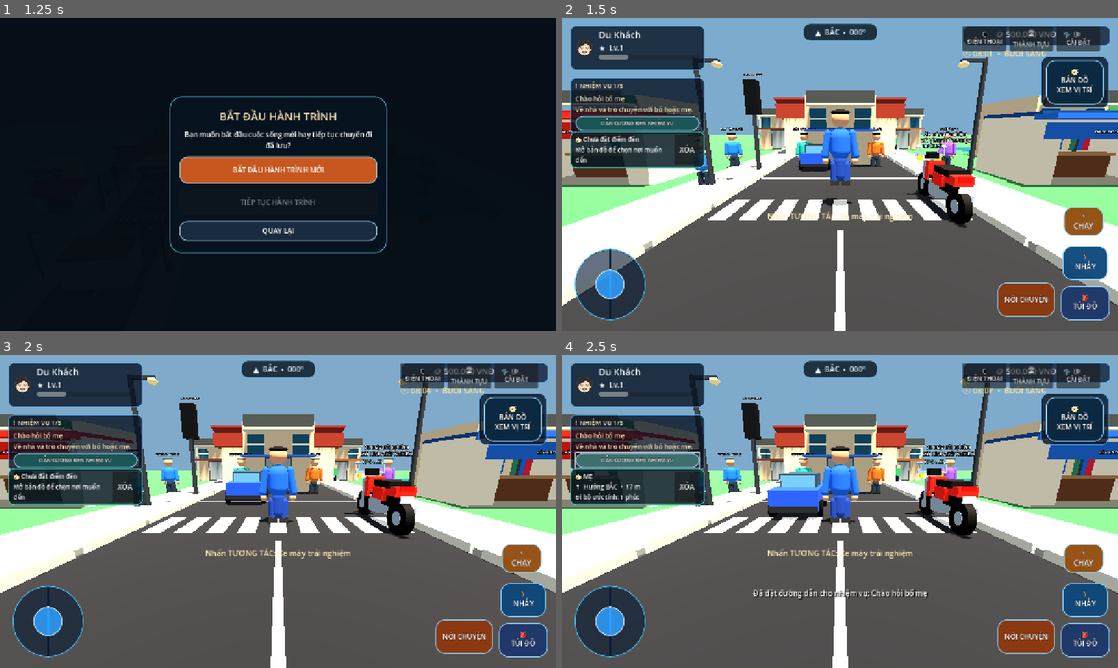
Above: before the commit, frames 1-4 (two rows, left to right).
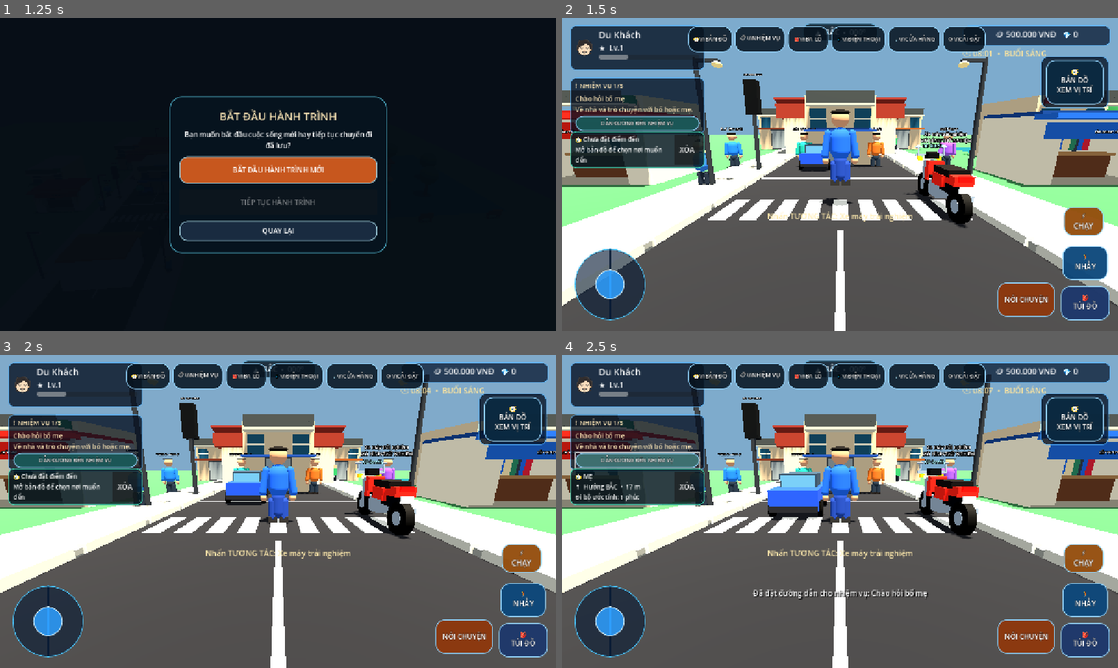
Above: after the commit, the same moments.

Repository: temu838655-dev/Vi-t-Nam-Du-L-ch
Game: Godot game, scene res://scenes/main.tscn
Same seed, same stepped clock (60 frames per second), same inputs: the game is played once before the commit and once after it.
Inputs:
- Up to frame 1 (1.25 s): click "▶ CHƠI NGAY" at 0.5 s
- Up to frame 2 (1.5 s): click "BẮT ĐẦU HÀNH TRÌNH MỚI" at 1.25 s
- Up to frame 3 (2 s): no input
- Up to frame 4 (2.5 s): click "DẪN ĐƯỜNG ĐẾN NHIỆM VỤ" at 2 s

Frame 1 is identical in both runs. In frame 2, 5.4% of the frame differs, in the area x 22-97%, y 2-12%; in frame 3, 5.3%; in frame 4, 5.3%.

Commit message:
Align mobile quick-action HUD with the reference layout

Diff:
--- a/Godot/scripts/mobile_hud.gd
+++ b/Godot/scripts/mobile_hud.gd
@@ -252,23 +252,26 @@
 	compass_label.add_theme_color_override("font_color", Color(0.91, 0.96, 1.0))
 	compass_panel.add_child(compass_label)
 
-	# Top-right quick actions.
+	# Six quick actions follow the reference HUD: map, mission, bag, phone, shop, settings.
 	var top_actions := HBoxContainer.new()
 	top_actions.set_anchors_preset(Control.PRESET_TOP_RIGHT)
-	top_actions.position = Vector2(-utility_width - 18, 154 if compact_layout else 18)
-	top_actions.add_theme_constant_override("separation", 8)
+	top_actions.position = Vector2(-utility_width - (390.0 if compact_layout else 650.0), 18)
+	top_actions.add_theme_constant_override("separation", 6)
 	ui_root.add_child(top_actions)
-	for action in ["📱\nĐIỆN THOẠI", "🏆\nTHÀNH TỰU", "⚙\nCÀI ĐẶT"]:
+	var quick_actions := ["🧭\\nBẢN ĐỒ", "📋\\nNHIỆM VỤ", "🎒\\nBA LÔ", "📱\\nĐIỆN THOẠI", "🛒\\nCỬA HÀNG", "⚙\\nCÀI ĐẶT"]
+	for action in quick_actions:
 		var action_button := Button.new()
 		action_button.text = action
-		action_button.custom_minimum_size = Vector2(60 if compact_layout else 100, 54 if compact_layout else 58)
-		action_button.add_theme_font_size_override("font_size", 12 if compact_layout else 14)
-		if action.begins_with("📱"):
-			action_button.pressed.connect(_open_phone)
-		elif action.begins_with("🏆"):
-			action_button.pressed.connect(_open_achievements)
-		else:
-			action_button.pressed.connect(_show_hud_notice.bind(action.replace("\n", " ")))
+		action_button.custom_minimum_size = Vector2(60 if compact_layout else 94, 54 if compact_layout else 60)
+		action_button.add_theme_font_size_override("font_size", 11 if compact_layout else 13)
+		_style_game_button(action_button, Color(0.025, 0.075, 0.12, 0.86))
+		match action:
+			"🧭\\nBẢN ĐỒ": action_button.pressed.connect(_open_local_map)
+			"📋\\nNHIỆM VỤ": action_button.pressed.connect(_guide_current_mission)
+			"🎒\\nBA LÔ": action_button.pressed.connect(open_inventory)
+			"📱\\nĐIỆN THOẠI": action_button.pressed.connect(_open_phone)
+			"🛒\\nCỬA HÀNG": action_button.pressed.connect(_phone_open_food_shop)
+			"⚙\\nCÀI ĐẶT": action_button.pressed.connect(open_game_settings)
 		top_actions.add_child(action_button)
 
 	# A tappable local map replaces the old decorative placeholder.
